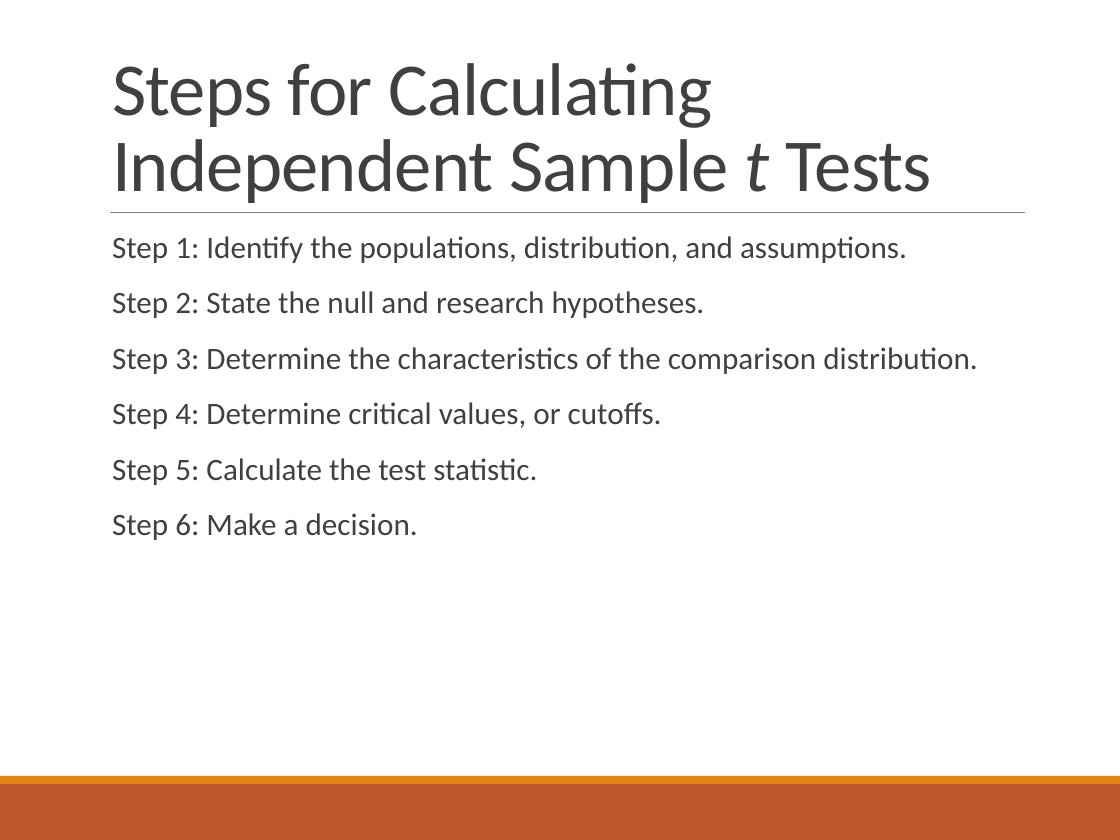
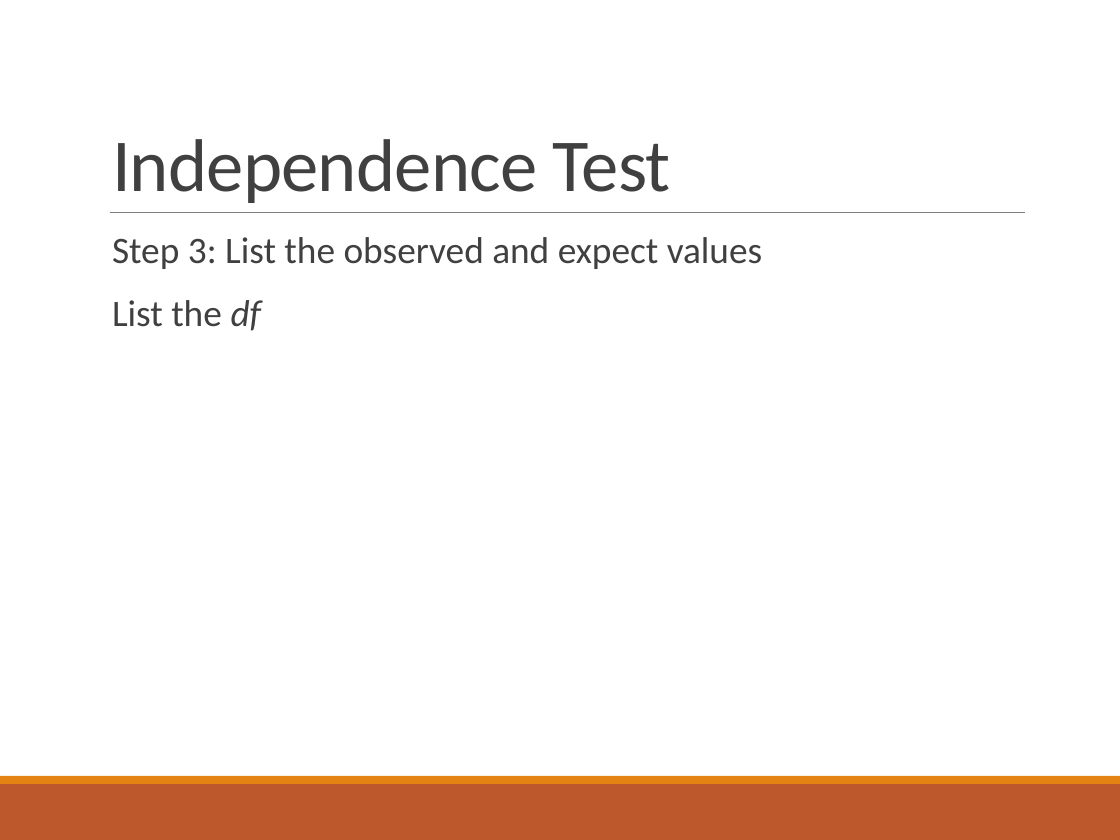
Before and after one commit to doomlab/statsofdoom-files, a slide deck: slide 22 of basics/jasp/notes/Chapter 17 Lecture.pptx (slide 14 before the commit). Drawn at 1120x840 pixels with LibreOffice and Linux fonts; fonts in the diff are those of the drawing. Boxes give left, top, right and bottom in pixels: in the first picture for what was removed or moved away, otherwise in the second. Text is boxed around its words. In the diff, an @@ line names an element or a change of style, - is before the commit and + after.

Commit message:
updated lecture

```diff
--- a/basics/jasp/notes/Chapter 17 Lecture.pptx
+++ b/basics/jasp/notes/Chapter 17 Lecture.pptx
@@ title at bbox=[112, 139, 671, 203]: text changed @@
-Steps for Calculating Independent Sample t Tests
+Independence Test
@@ text at bbox=[112, 237, 762, 331]: text changed; size 20 to 24 pt @@
-  Step 1: Identify the populations, distribution, and assumptions.
-  Step 2: State the null and research hypotheses.
-  Step 3: Determine the characteristics of the comparison distribution.
-  Step 4: Determine critical values, or cutoffs.
-  Step 5: Calculate the test statistic.
-  Step 6: Make a decision.
+  Step 3: List the observed and expect values
+  List the df
```
Also in this commit, not shown: 3 other slides changed, 38 slides added, 28 slides removed.
